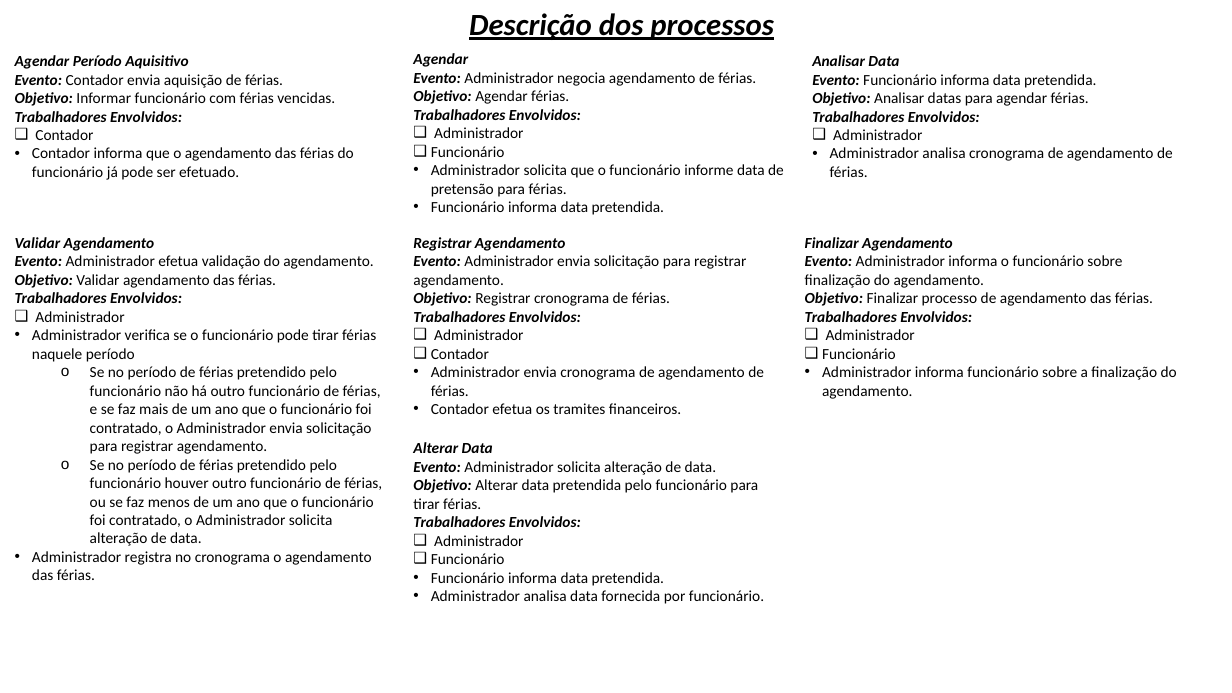
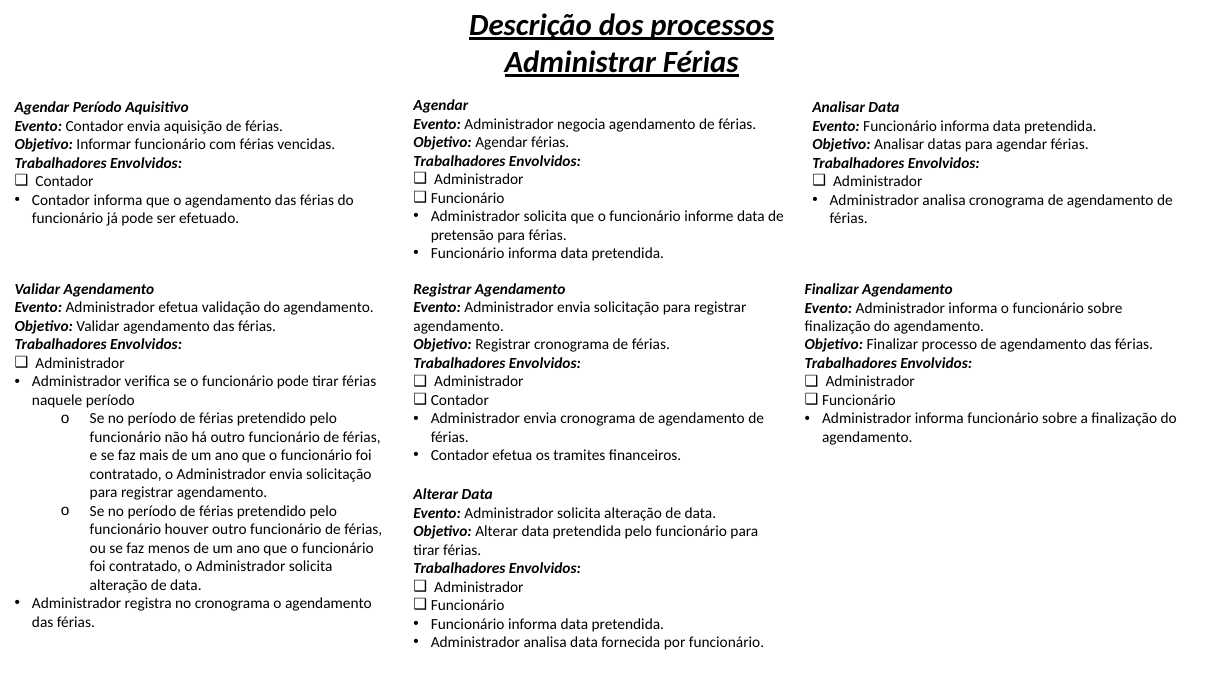
Before and after one commit to RafaelaMiwaTokas/OPE.revisao, a slide deck: slide 5 of 18. Descriçao dos Processos de Negocio.pptx. Drawn at 1232x693 pixels with LibreOffice and Linux fonts; fonts in the diff are those of the drawing. Boxes give left, top, right and bottom in pixels: in the first picture for what was removed or moved away, otherwise in the second. Text is boxed around its words. In the diff, an @@ line names an element or a change of style, - is before the commit and + after.

```diff
--- a/18. Descriçao dos Processos de Negocio.pptx
+++ b/18. Descriçao dos Processos de Negocio.pptx
@@ text at (505, 50, 739, 77): paragraph added @@
+Administrar Férias
@@ 7 texts: place and size @@
-7 texts at (15, 53, 1177, 604)
+7 texts at (15, 99, 1177, 650)
```
Also in this commit, not shown: 4 other slides changed, 2 other files.
